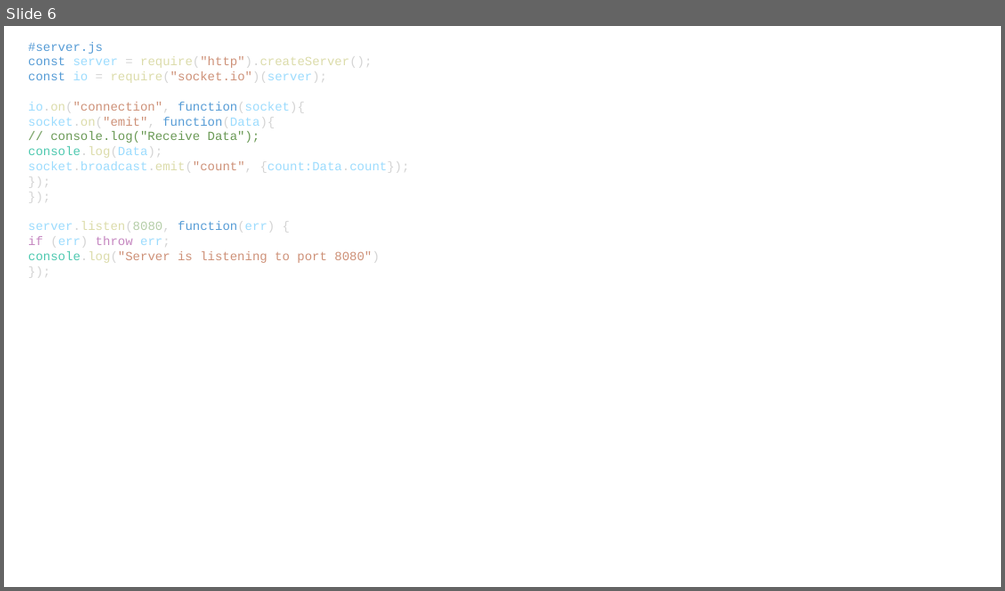
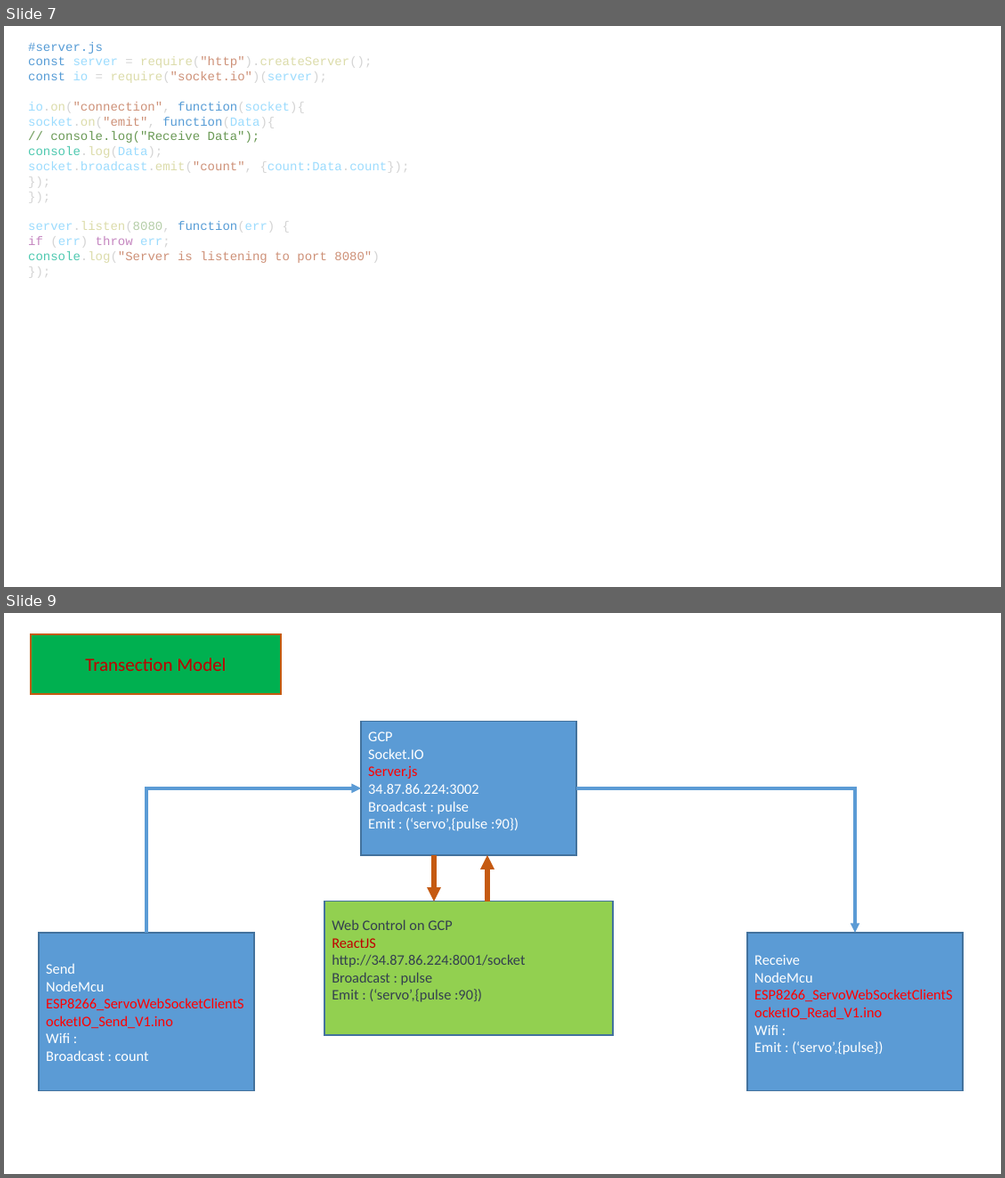
Before and after one commit to akarawat/React_SocketIO_Chat, a slide deck: How to Sociket_io.pptx. Shown one above the other, each under a label of ours: slide 6 before the commit, slides 7 and 9 after it; the slides between them are not shown. The pictures are 1005x591 and 1005x1178 pixels, drawn with LibreOffice and Linux fonts; fonts in the diff are those of the drawing. Boxes give left, top, right and bottom in pixels: in the first picture for what was removed or moved away, otherwise in the second. Text is boxed around its words. In the diff, an @@ line names an element or a change of style, - is before the commit and + after.

Commit message:
Prove Of Concept SocketIO

```diff
--- a/How to Sociket_io.pptx
+++ b/How to Sociket_io.pptx
@@ slide 9 added at [4,613,1001,1174], background #FFFFFF @@
@@ rectangle added at [31,634,282,695], fill #00B050, outline #C55A11 1 pt, 18 pt, text #C00000 @@
+Transection Model
@@ rectangle added at [361,722,576,855], fill #5B9BD5, outline #43739E 1 pt, 14 pt, text #FFFFFF @@
+GCP
+Socket.IO
+Server.js
+34.87.86.224:3002
+Broadcast : pulse
+Emit : (‘servo’,{pulse :90})
@@ elbow arrow added from (146, 933) to (361, 788), #5B9BD5 3 pt @@
@@ elbow arrow added from (576, 788) to (855, 933), #5B9BD5 3 pt @@
@@ arrow added from (434, 855) to (434, 901), #C55A11 4.5 pt @@
@@ arrow added from (487, 901) to (487, 855), #C55A11 4.5 pt @@
@@ rectangle added at [324,901,614,1036], fill #92D050, outline #43739E 1 pt, 14 pt, text #333F50 @@
+Web Control on GCP
+ReactJS
+http://34.87.86.224:8001/socket
+Broadcast : pulse
+Emit : (‘servo’,{pulse :90})
@@ rectangle added at [39,933,254,1091], fill #5B9BD5, outline #43739E 1 pt, 14 pt, text #FF0000 @@
+Send
+NodeMcu
+ESP8266_ServoWebSocketClientSocketIO_Send_V1.ino
+Wifi :
+Broadcast : count
@@ rectangle added at [747,933,963,1091], fill #5B9BD5, outline #43739E 1 pt, 14 pt, text #FF0000 @@
+Receive
+NodeMcu
+ESP8266_ServoWebSocketClientSocketIO_Read_V1.ino
+Wifi :
+Emit : (‘servo’,{pulse})
@@ what was slide 6 is now slide 7 @@
```
Also in this commit, not shown: 2 slides changed, 2 other slides added, 8 other files.
